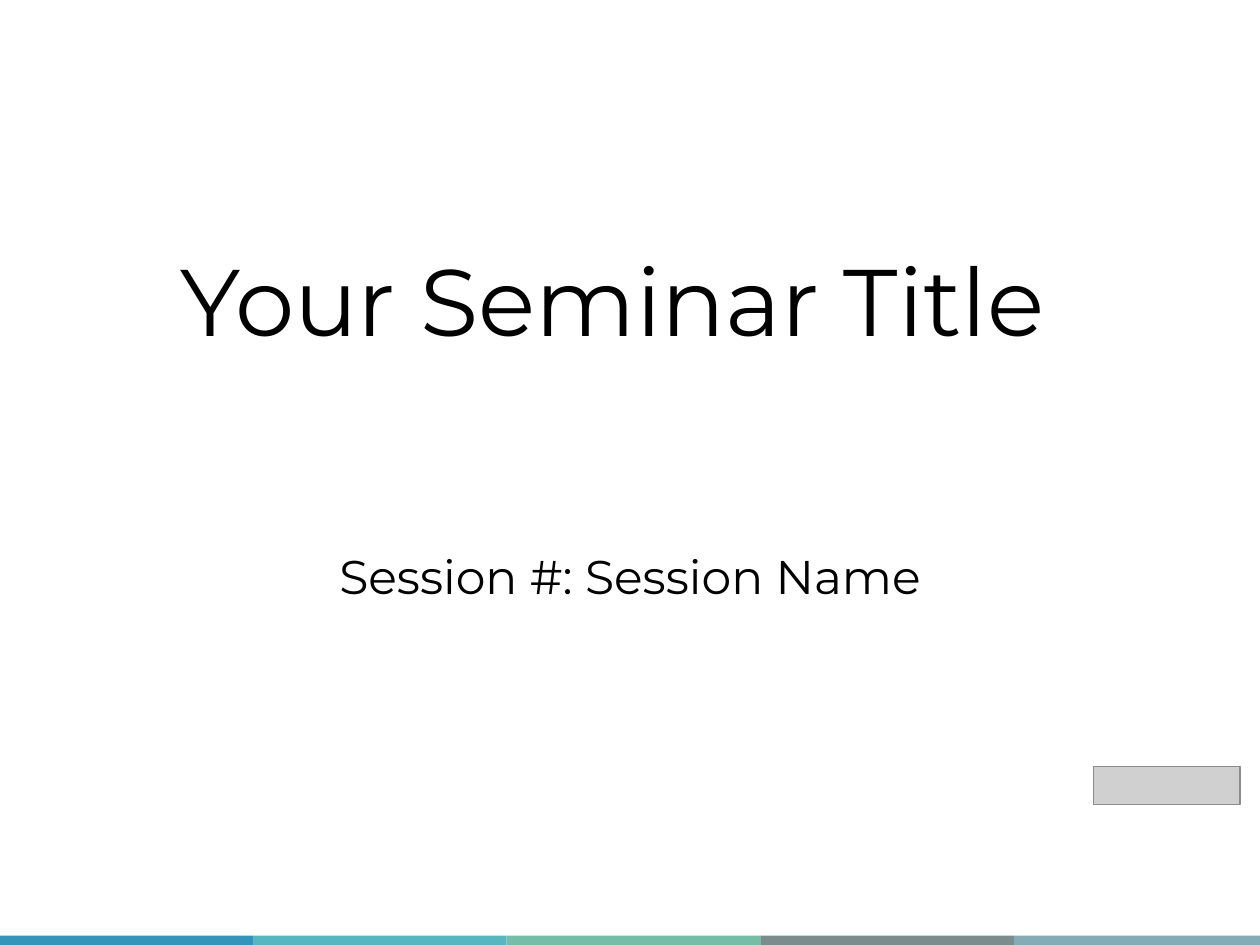
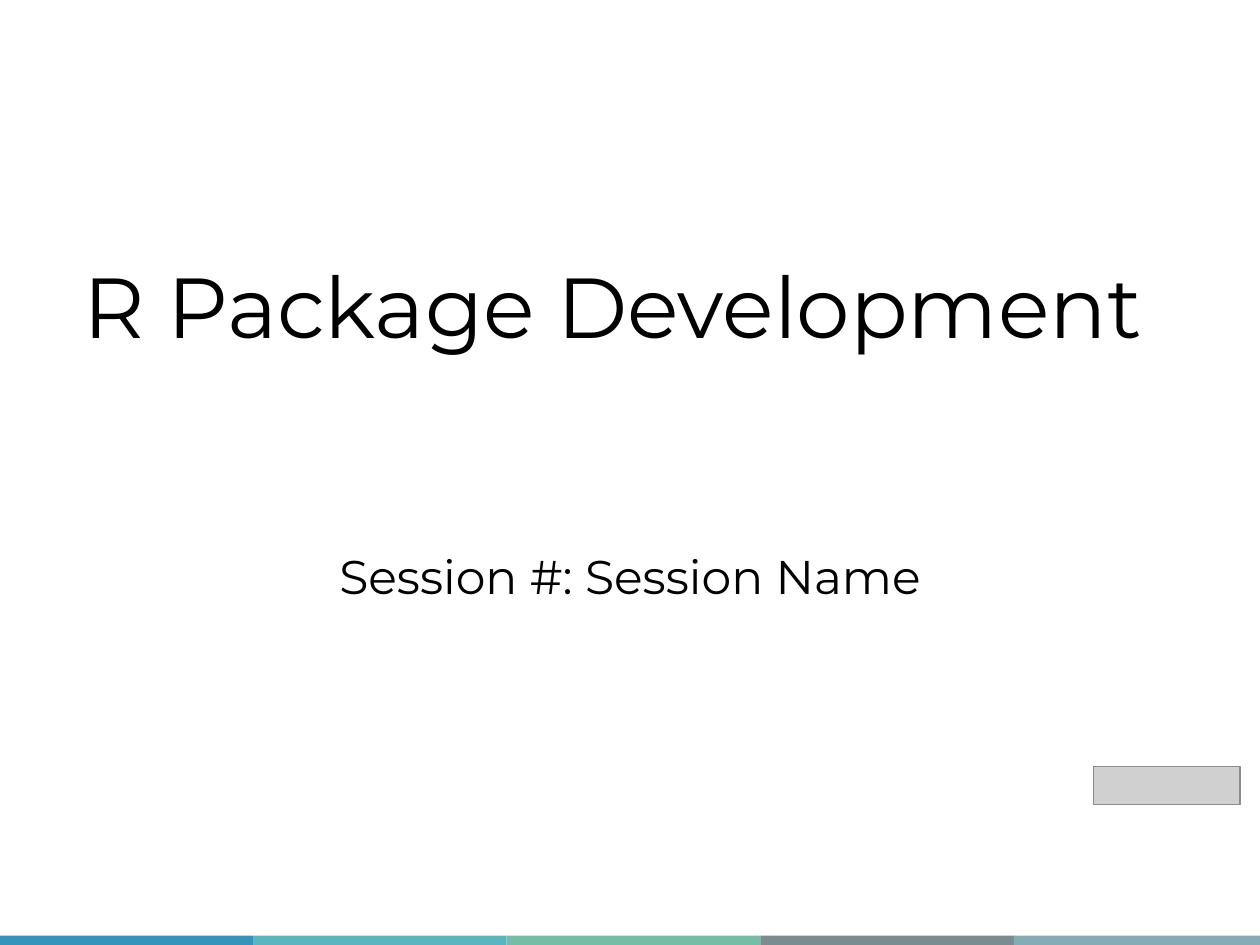
Before and after one commit to QLS-MiCM/RPackageDevelopment, a slide deck: slide 2 of Slides/RPackageDevelopment_Slides.pptx. Drawn at 1260x945 pixels with LibreOffice and Linux fonts; fonts in the diff are those of the drawing; grey boxes stand for pictures; background and template pictures are left out. Boxes give left, top, right and bottom in pixels: in the first picture for what was removed or moved away, otherwise in the second. Text is boxed around its words. In the diff, an @@ line names an element or a change of style, - is before the commit and + after.

```diff
--- a/Slides/RPackageDevelopment_Slides.pptx
+++ b/Slides/RPackageDevelopment_Slides.pptx
@@ title at box(84, 275, 1142, 355): text changed; size 54 to 48.6 pt @@
-Your Seminar Title
+R Package Development
```
Also in this commit, not shown: 2 other slides changed, 43 slides added, 1 slide removed.
